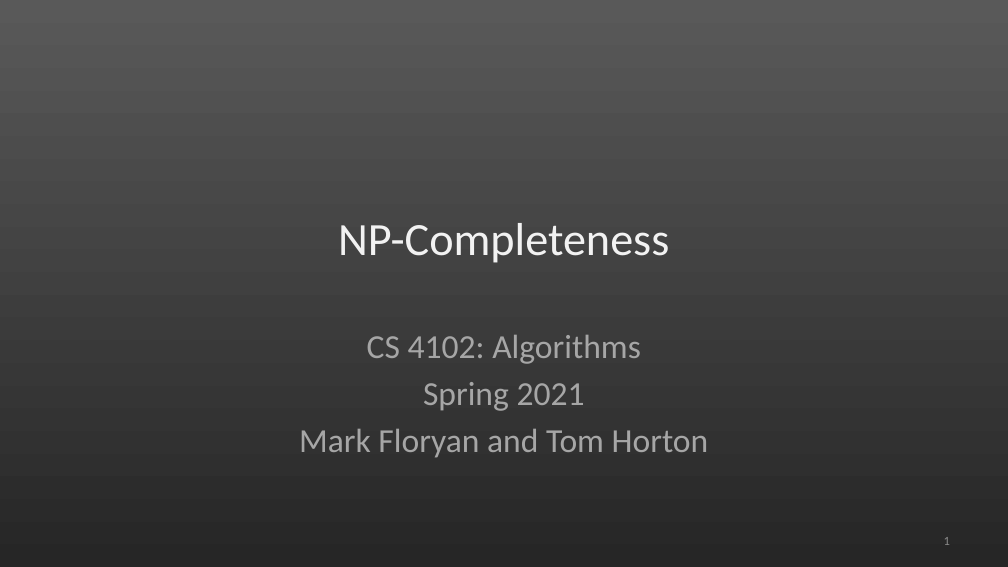
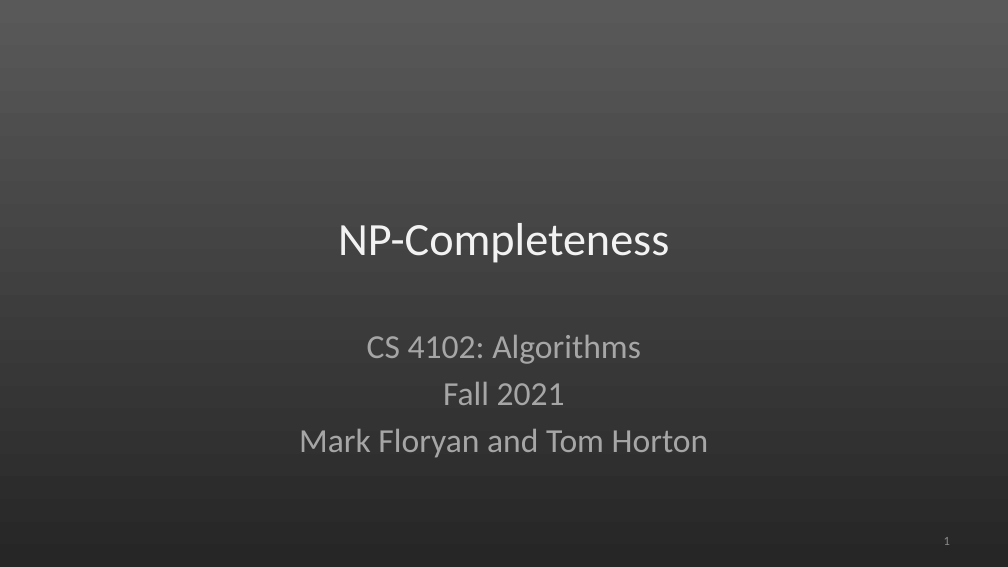
Before and after one commit to uva-cs/cs4102-f21, a slide deck: slide 1 of slides/npc-floryan-s21.pptx. Drawn at 1008x567 pixels with LibreOffice and Linux fonts; fonts in the diff are those of the drawing. Boxes give left, top, right and bottom in pixels: in the first picture for what was removed or moved away, otherwise in the second. Text is boxed around its words. In the diff, an @@ line names an element or a change of style, - is before the commit and + after.

Commit message:
added 3 slides to final set and tweaked one more slide

```diff
--- a/slides/npc-floryan-s21.pptx
+++ b/slides/npc-floryan-s21.pptx
@@ subtitle at bbox=[443, 382, 565, 405]: text changed @@
-Spring 2021
+Fall 2021
```
Also in this commit, not shown: 2 other slides changed, 3 slides added, 4 other files.
